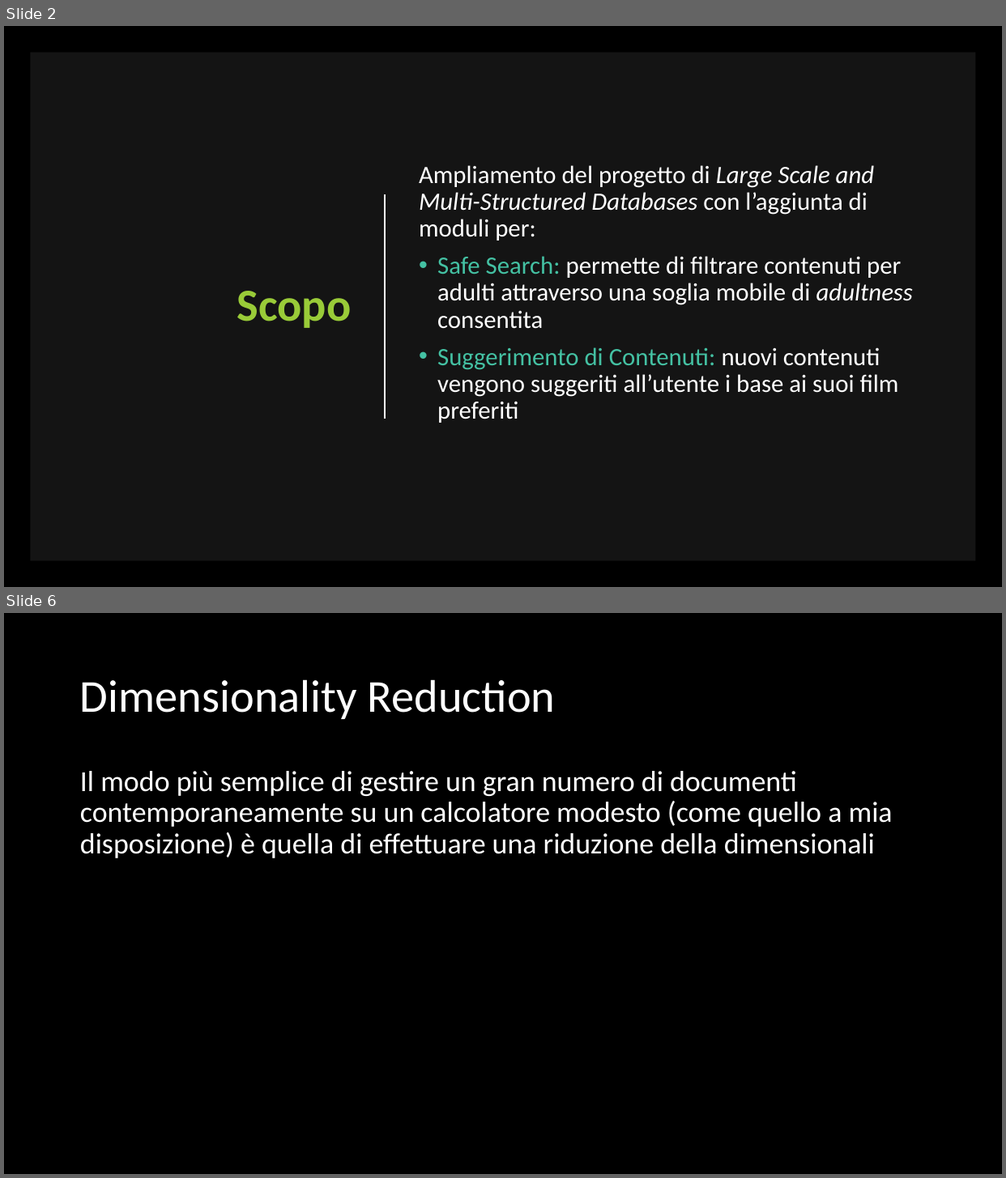
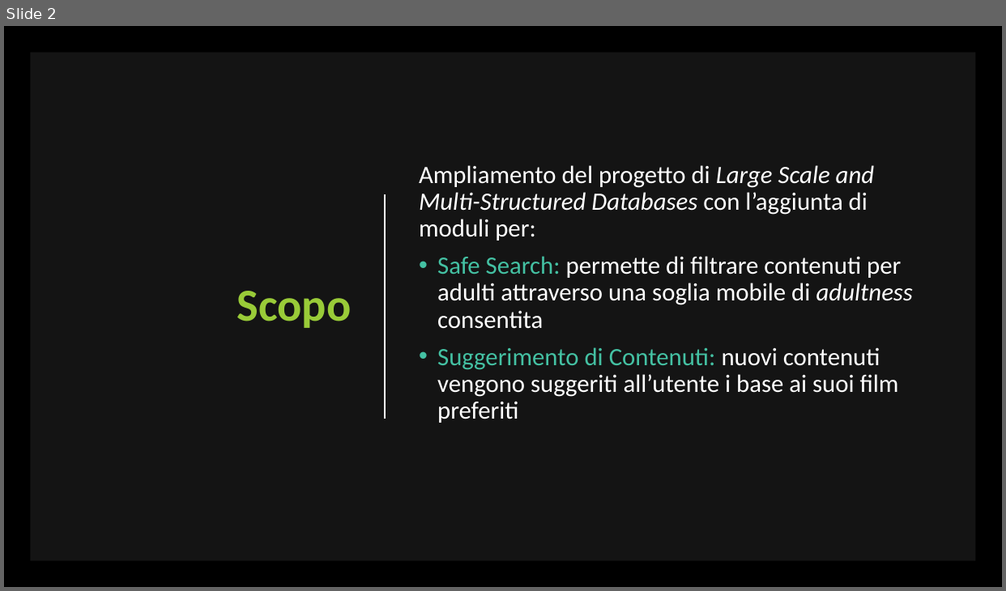
Before and after one commit to unipi-fr/LargeScaleMultiStructureDatabases, a slide deck: Task2/Documentation/Data Mining/Presentazione Data Mining.pptx. Shown one above the other, each under a label of ours: slides 2 and 6 before the commit, slide 2 after it; the slides between them are not shown. The pictures are 1006x1178 and 1006x591 pixels, drawn with LibreOffice and Linux fonts; fonts in the diff are those of the drawing. Boxes give left, top, right and bottom in pixels: in the first picture for what was removed or moved away, otherwise in the second. Text is boxed around its words. In the diff, an @@ line names an element or a change of style, - is before the commit and + after.

```diff
--- a/Task2/Documentation/Data Mining/Presentazione Data Mining.pptx
+++ b/Task2/Documentation/Data Mining/Presentazione Data Mining.pptx
@@ slide 6 removed at [4, 613, 1002, 1174], background #000000 @@
@@ title removed at [80, 679, 556, 719] @@
-Dimensionality Reduction
@@ text removed at [80, 771, 893, 858] @@
-Il modo più semplice di gestire un gran numero di documenti contemporaneamente su un calcolatore modesto (come quello a mia disposizione) è quella di effettuare una riduzione della dimensionali
```
Also in this commit, not shown: 2 slides changed, 5 slides added, 3 other files.
